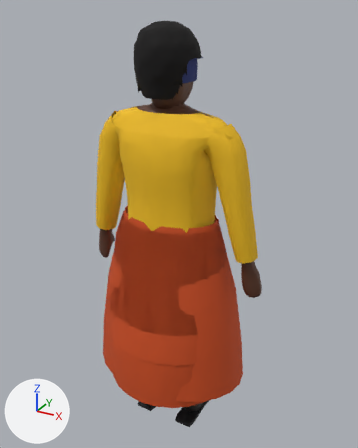
Renders of the Blender file blender/chr/chr_homme_fort.blend from each side of a commit.
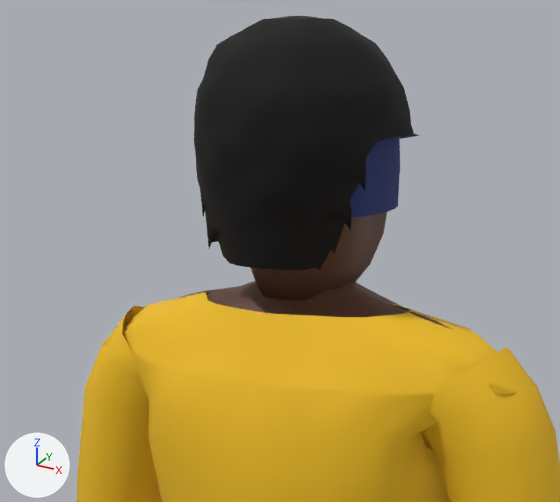
Each version is shown whole from a 50 mm lens placed at (0.936, -1.625, 1.79), pointed at (0.013, 0.054, 0.95), then close up on the part from 20% to 69% of the width and 3% to 38% of the height. Lighting does not change. The marker at lower left points along +X, +Y and +Z. The last two pictures show the newer version.

Objects in the first close-up: 'chr_afro', 'chr_bonnet', 'chr_corps', 'chr_haut', 'chr_haut_long' and 3 more.
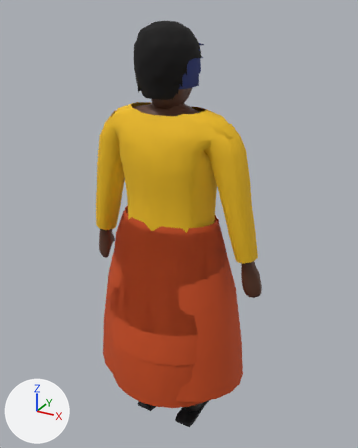
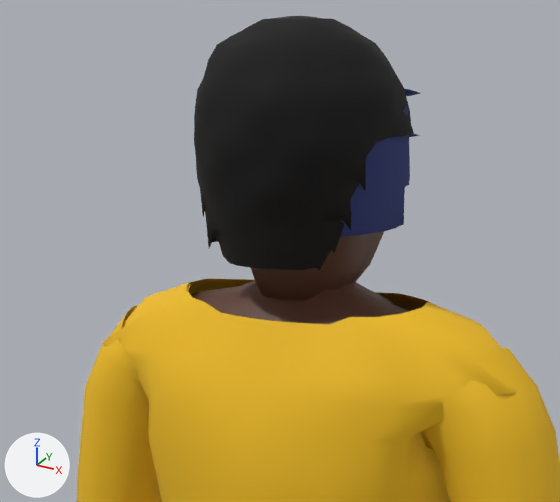
What differs and where, as boxes (x1, y1, x2, y2) in the close-ups (560 x 502 px; the box of a moved part takes in the faces that stretch with it):
```json
{"object": "chr_haut_long", "change": "reshaped", "before": [77, 292, 560, 502], "after": [77, 279, 560, 502]}
{"object": "chr_casque", "change": "added", "after": [340, 105, 410, 237], "on screen": "dark blue"}
{"object": "chr_haut", "change": "reshaped", "before": [80, 292, 560, 502], "after": [80, 280, 560, 502]}
{"object": "chr_casque_visiere", "change": "added", "after": [404, 89, 420, 96], "on screen": "mostly hidden"}
{"part": 1, "of": "me_chr_haut", "change": "moved or reshaped", "before": [122, 292, 410, 352], "after": [119, 280, 427, 344]}
{"part": 2, "of": "me_chr_haut_long", "change": "moved or reshaped", "before": [99, 292, 533, 459], "after": [99, 279, 533, 459]}
{"object": "chr_bonnet", "change": "unchanged, covered by the edit", "before": [351, 136, 400, 218]}
```

Scene script edits in JSON lines:
```json
{"block": "me_chr_haut", "where": "# used by ob_chr_haut; location = (0.0, 0.0, 0.0)"}
{"op": "remove", "block": "me_chr_haut", "code": "me_chr_haut.from_pydata(...)  # 548 vertices, 488 faces; spans x -0.326..0.326, y -0.146..0.207, z 0.847..1.437"}
{"op": "add", "block": "me_chr_haut", "code": "me_chr_haut.from_pydata(...)  # 548 vertices, 488 faces; spans x -0.326..0.326, y -0.146..0.207, z 0.847..1.447"}
{"block": "me_chr_haut", "change": "me_chr_haut part 1: 104 of 548 vertices moved; they spanned x -0.222..0.222, y -0.122..0.124, z 1.341..1.437 and now span x -0.232..0.232, y -0.122..0.125, z 1.334..1.447; mean shift (0.0, 0.001, 0.0); largest move (-0.166, 0.085, 1.369) -> (-0.132, 0.101, 1.385)"}
{"block": "me_chr_haut_long", "where": "# used by ob_chr_haut_long; location = (0.0, 0.0, 0.0)"}
{"op": "remove", "block": "me_chr_haut_long", "code": "me_chr_haut_long.from_pydata(...)  # 644 vertices, 584 faces; spans x -0.38..0.38, y -0.148..0.209, z 0.847..1.437"}
{"op": "add", "block": "me_chr_haut_long", "code": "me_chr_haut_long.from_pydata(...)  # 644 vertices, 584 faces; spans x -0.38..0.38, y -0.148..0.209, z 0.847..1.448"}
{"block": "me_chr_haut_long", "change": "me_chr_haut_long part 2: 104 of 644 vertices moved; they spanned x -0.222..0.222, y -0.124..0.126, z 1.341..1.437 and now span x -0.232..0.232, y -0.124..0.127, z 1.334..1.448; mean shift (0.0, 0.001, 0.001); largest move (-0.167, 0.086, 1.369) -> (-0.133, 0.102, 1.385)"}
{"op": "add", "block": "me_chr_casque_visiere", "code": ["me_chr_casque_visiere = bpy.data.meshes.new('chr_casque_visiere')", "me_chr_casque_visiere.from_pydata(...)  # 20 vertices, 12 faces; spans x -0.085..0.085, y 0.085..0.125, z 1.654..1.67", "me_chr_casque_visiere.polygons.foreach_set('use_smooth', [True] * 12)", "me_chr_casque_visiere.materials.append(mat_chr_casquette)  # dark blue #263373"]}
{"op": "add", "block": "me_chr_casque", "code": ["me_chr_casque = bpy.data.meshes.new('chr_casque')", "me_chr_casque.from_pydata(...)  # 713 vertices, 661 faces; spans x -0.116..0.116, y -0.134..0.111, z 1.525..1.738", "me_chr_casque.polygons.foreach_set('use_smooth', [True] * 661)", "me_chr_casque.materials.append(mat_chr_casquette)  # dark blue #263373"]}
{"op": "add", "block": "ob_chr_casque_visiere", "code": ["ob_chr_casque_visiere = bpy.data.objects.new('chr_casque_visiere', me_chr_casque_visiere)", "ob_chr_casque_visiere.location = (0.0, 0.0, 0.0)"]}
{"op": "add", "block": "ob_chr_casque", "code": ["ob_chr_casque = bpy.data.objects.new('chr_casque', me_chr_casque)", "ob_chr_casque.location = (0.0, 0.0, 0.0)"]}
```
